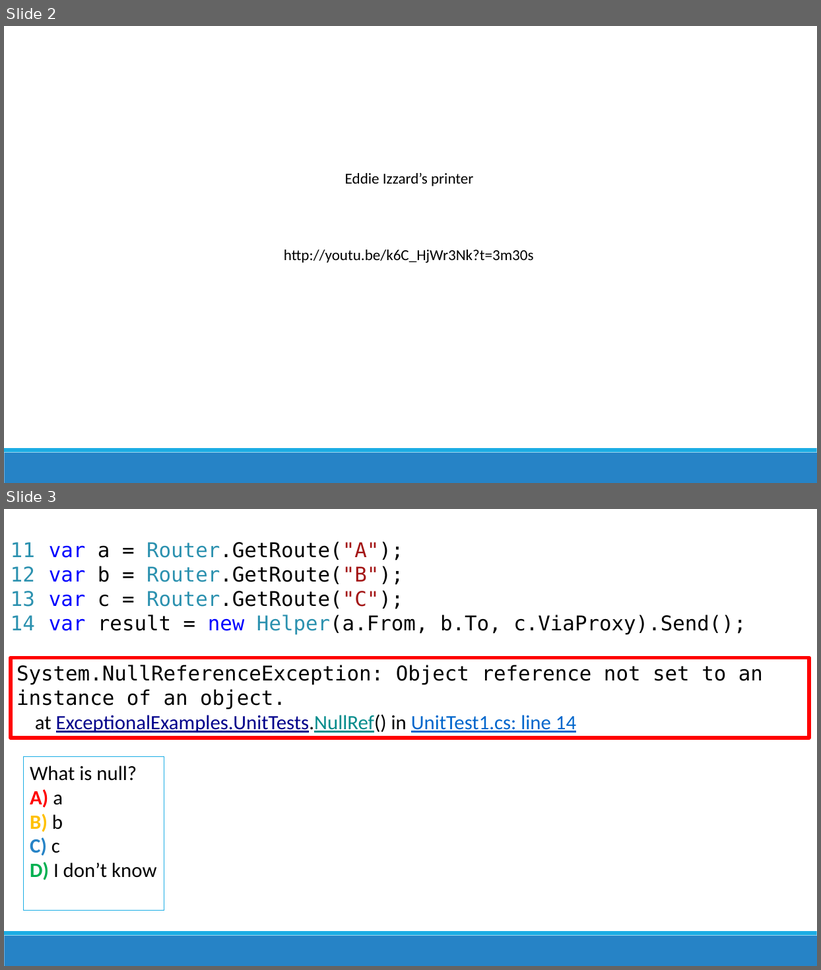
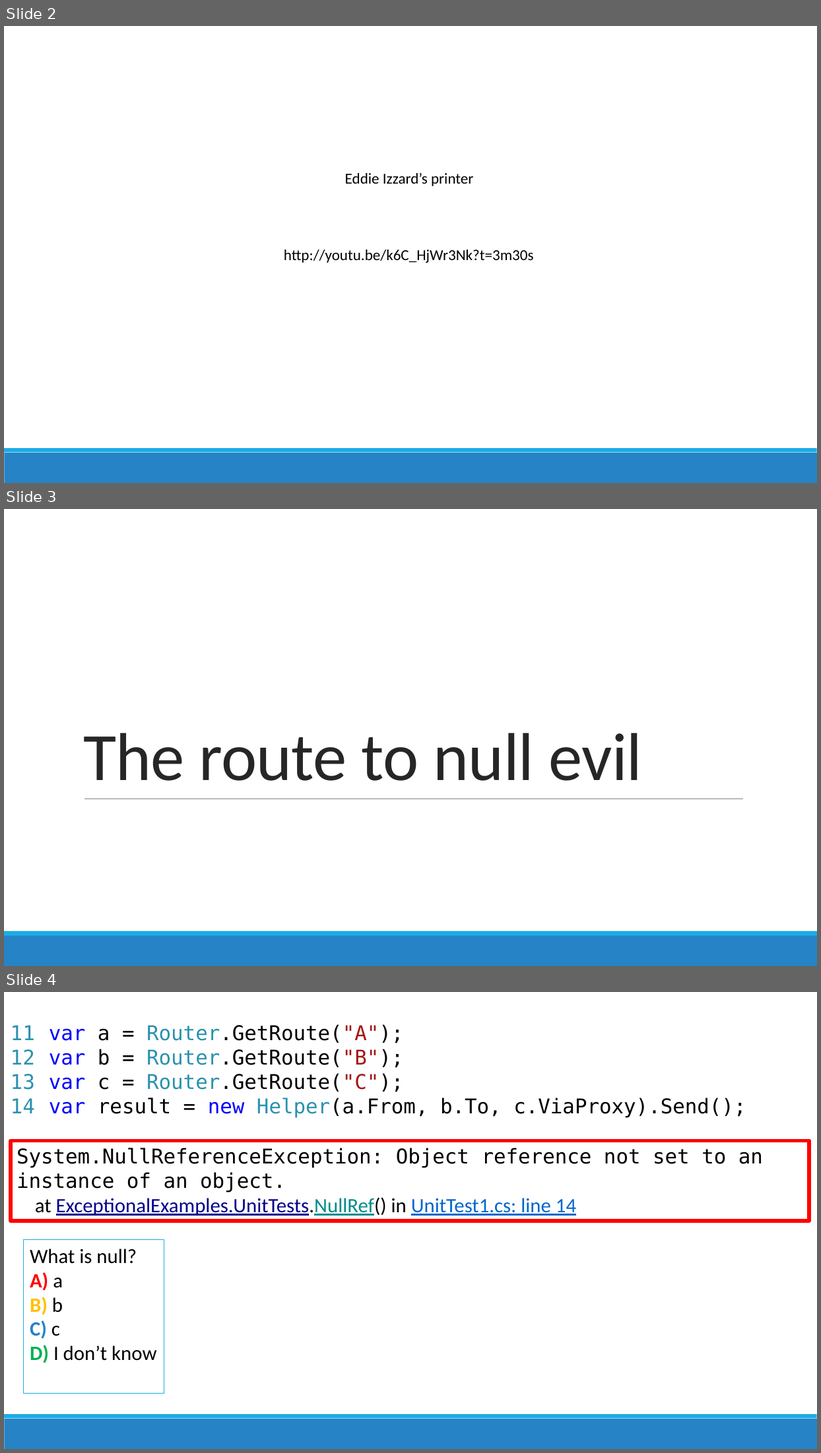
Before and after one commit to jamesrcounts/ExceptionalTalk, a slide deck: Talk.pptx. Shown one above the other, each under a label of ours: slides 2 and 3 before the commit, slides 2, 3 and 4 after it. The pictures are 821x970 and 821x1453 pixels, drawn with LibreOffice and Linux fonts; fonts in the diff are those of the drawing. Boxes give left, top, right and bottom in pixels: in the first picture for what was removed or moved away, otherwise in the second. Text is boxed around its words. In the diff, an @@ line names an element or a change of style, - is before the commit and + after.

```diff
--- a/Talk.pptx
+++ b/Talk.pptx
@@ slide 3 added at bbox=[4, 509, 817, 966], background #FFFFFF; not listed: 2 template elements that a slide beside it also shows @@
@@ title added at bbox=[83, 733, 642, 781], 80 pt, text #262626 @@
+The route to null evil
@@ line added from (85, 799) to (743, 799), #808080 0.5 pt @@
@@ what was slide 3 is now slide 4 @@
```
Also in this commit, not shown: 1 slide changed, 13 other slides added, 3 other files.
